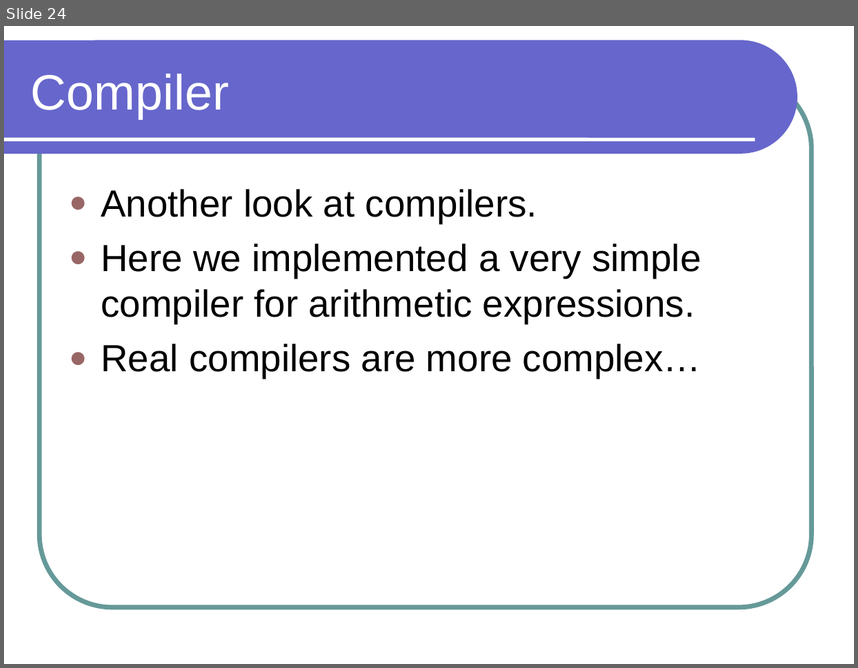
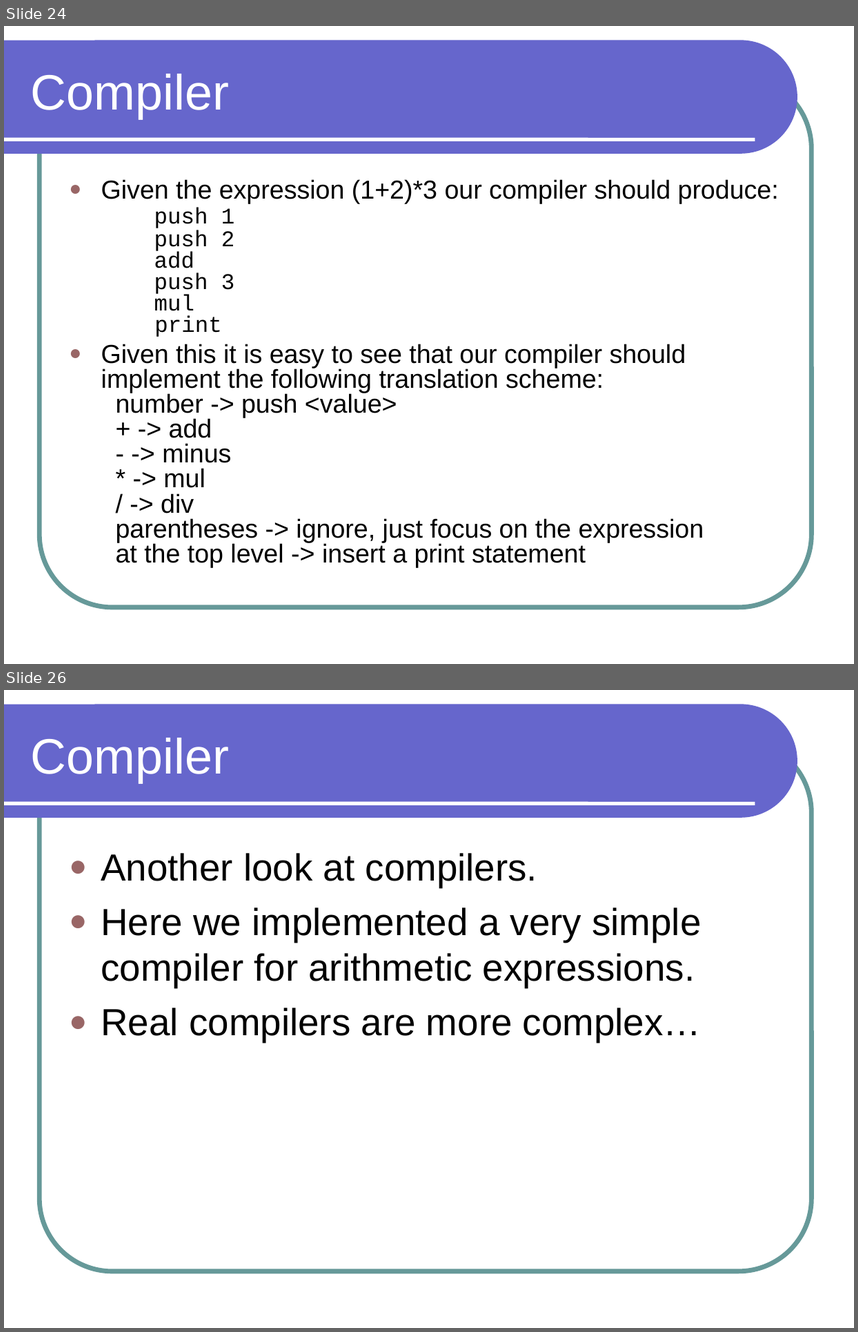
Before and after one commit to lutzhamel/CSC301, a slide deck: notes/csc301-ln012.ppt. Shown one above the other, each under a label of ours: slide 24 before the commit, slides 24 and 26 after it; the slides between them are not shown. The pictures are 858x668 and 858x1332 pixels, drawn with LibreOffice and Linux fonts; fonts in the diff are those of the drawing. Boxes give left, top, right and bottom in pixels: in the first picture for what was removed or moved away, otherwise in the second. Text is boxed around its words. In the diff, an @@ line names an element or a change of style, - is before the commit and + after.

```diff
--- a/notes/csc301-ln012.ppt
+++ b/notes/csc301-ln012.ppt
@@ slide 24 added at [4,26,854,664], background #FFFFFF; not listed: 3 template elements that a slide beside it also shows @@
@@ title added at [31,74,230,118], 42 pt, text #FFFFFF @@
+Compiler
@@ text added at [101,179,779,567], 22 pt, text #000000 @@
+● Given the expression (1+2)*3 our compiler should produce:
+  push 1
+  push 2
+  add
+  push 3
+  mul
+  print
+● Given this it is easy to see that our compiler should implement the following translation scheme:
+  number -> push <value>
+  + -> add
+  - -> minus
+  * -> mul
+  / -> div
+  parentheses -> ignore, just focus on the expression
+  at the top level -> insert a print statement
@@ what was slide 24 is now slide 26 @@
```
Also in this commit, not shown: 7 slides changed, 2 other slides added, 1 slide removed, 3 other files.
